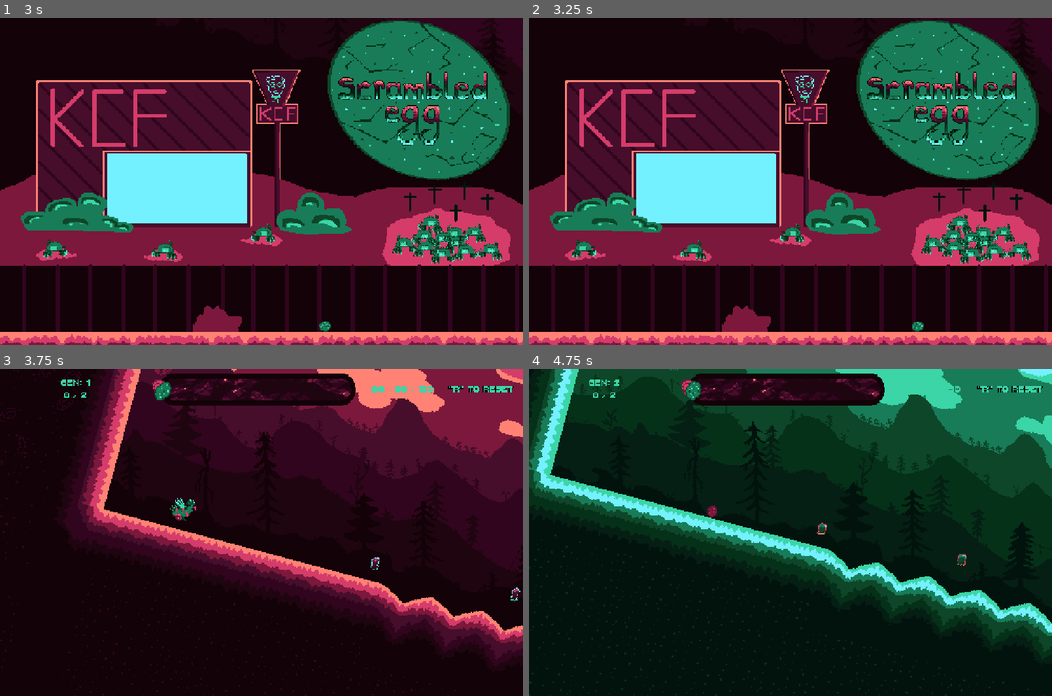
Above: before the commit, frames 1-4 (two rows, left to right).
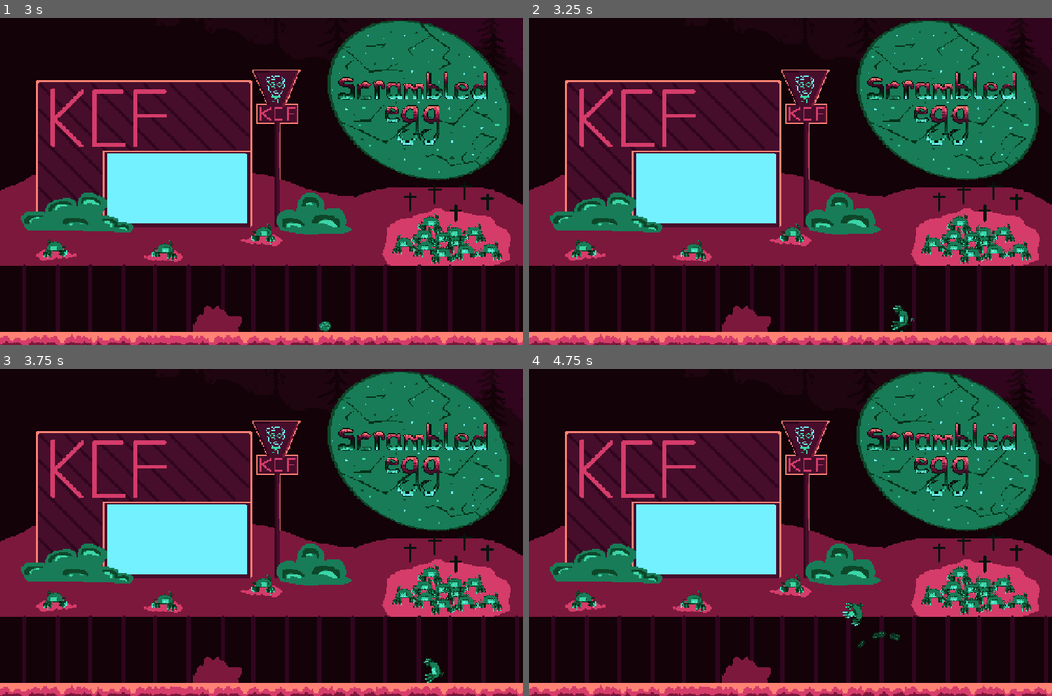
Above: after the commit, the same moments.

Repository: SinusMs/minijam-187
Game: Godot game, scene res://globals/scene_manager.tscn
The game is run twice, just before and just after one commit, with the same random seed, the same clock (stepped at 60 frames per second) and the same inputs.
Inputs (mouse positions are in pixels of both pictures, inside the frame that each line leads up to):
- Up to frame 1 (3 s): tap Enter (evolve) at 0.5, 0.6, 1.35, 2.3 s; move the mouse to (376, 165) at 0.52 s; hold D (right) 0.53-1.28 s; click (376, 165) at 0.67 s; tap Space (jump) at 0.77, 1.52 s; move the mouse to (156, 197) at 1.27 s; hold A (left) 1.28-2.03 s; tap R (reset) at 2 s; move the mouse to (313, 109) at 2.02 s; hold D (right) from 2.03 s (still down); tap F (fight) at 2.1 s; move the mouse to (235, 246) at 2.77 s; tap P (shake) at 2.85 s; click (235, 246) at 2.92 s
- Up to frame 2 (3.25 s): keep holding D (right); tap Space (jump) at 3.02 s; tap Enter (evolve) at 3.05 s
- Up to frame 3 (3.75 s): move the mouse to (418, 581) at 3.52 s; release D (right) at 3.53 s; hold A (left) from 3.53 s (still down); tap Enter (evolve) at 3.6 s
- Up to frame 4 (4.75 s): keep holding A (left); tap Space (jump) at 3.77, 4.52 s; move the mouse to (633, 483) at 4.27 s; tap Enter (evolve) at 4.35 s

Frame 1 is identical in both runs. In frame 2, 0.2% of the frame differs, in the area x 69-76%, y 88-96%; in frame 3, 68%; in frame 4, 77%, in the area x 0-100%, y 0-100%.

Commit message:
hatching

Diff:
--- a/entities/character/egg.gd
+++ b/entities/character/egg.gd
@@ -41,8 +41,8 @@
 
 func update(delta: float) -> void:
 	speed += delta * 50.0
-	#if Input.is_action_just_pressed("evolve"):
-	#	transitioned.emit(self, "chimken")
+	if Input.is_action_just_pressed("evolve"):
+		transitioned.emit(self, "chimken")
 
 	time += delta
 
